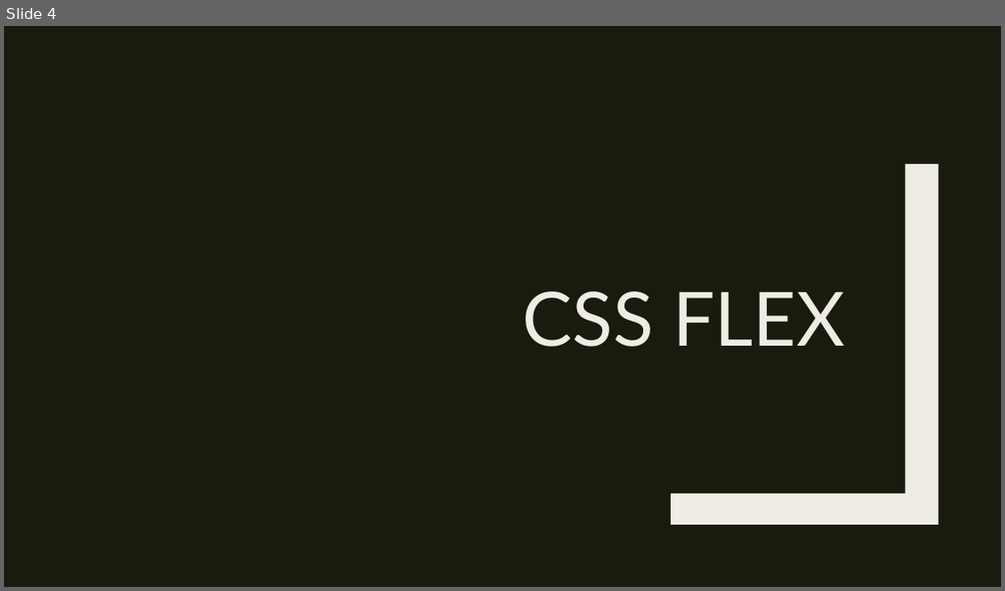
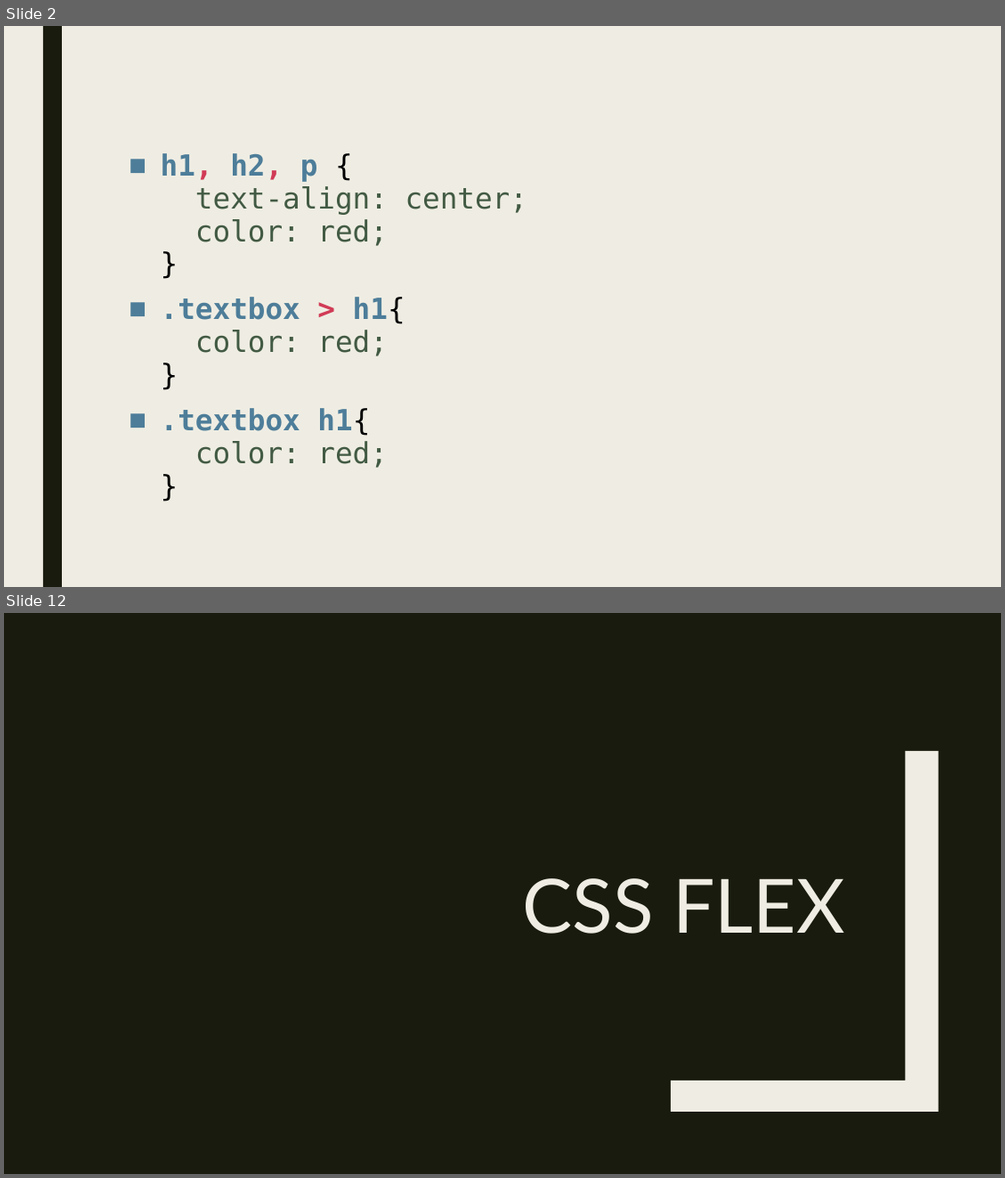
Before and after one commit to Alicexdcw/FrontEndTutorial, a slide deck: sidle-project-porfit.pptx. Shown one above the other, each under a label of ours: slide 4 before the commit, slides 2 and 12 after it; the slides between them are not shown. The pictures are 1005x591 and 1005x1178 pixels, drawn with LibreOffice and Linux fonts; fonts in the diff are those of the drawing. Boxes give left, top, right and bottom in pixels: in the first picture for what was removed or moved away, otherwise in the second. Text is boxed around its words. In the diff, an @@ line names an element or a change of style, - is before the commit and + after.

```diff
--- a/sidle-project-porfit.pptx
+++ b/sidle-project-porfit.pptx
@@ slide 2 added at (x1=4, y1=26, x2=1001, y2=587), background #EFEDE3 @@
@@ rectangle added at (x1=43, y1=26, x2=62, y2=587), fill #191B0E @@
@@ text added at (x1=161, y1=153, x2=527, y2=467), 28 pt, text #425A43 @@
+■ h1, h2, p {
+  text-align: center;
+  color: red;
+  }
+■ .textbox > h1{
+  color: red;
+  }
+■ .textbox h1{
+  color: red;
+  }
@@ what was slide 4 is now slide 12 @@
```
Also in this commit, not shown: 6 slides changed, 13 other slides added.
